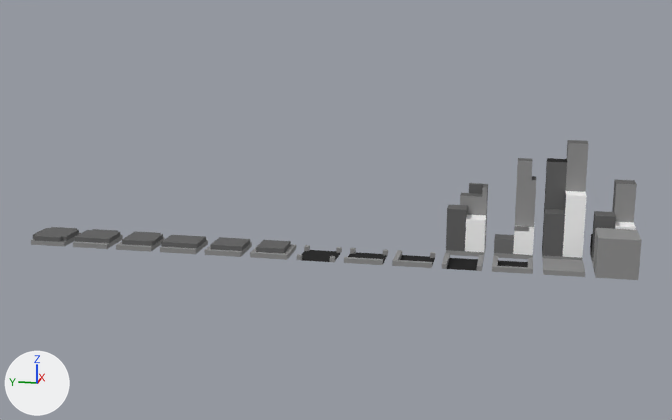
Two versions of the glTF model blocksgame/assets/CityMap.glb, one commit apart.
Camera for both pictures: a camera (50 mm lens) standing at (-92.2, 9.8, 26.1) and looking at (2.4, 28.7, 2.5). Every picture has the same lights, and +X, +Y and +Z are marked at lower left. The picture after the commit comes second. Vertices at exactly the same position are counted once.

Names of what the first picture shows: 'Building01-col', 'Building02-col', 'Building03-col', 'Building04-col', 'Building05-col', 'Road02-col', 'Road03-col', 'Road04-col', 'Road05-col', 'Road06-col', 'Road07-col', 'Road08-col', 'Road09-col', 'Road10-col', 'Road11-col', 'Road12-col' and 1 more.
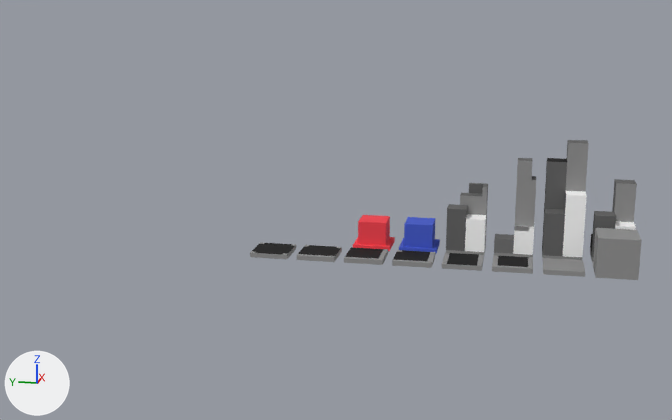
The newer file is also turned or shifted as a whole; pictures and numbers use the older file's frame.

The edits, one by one:
Picture 'ltro-1-32x' (img_ltro_1_32x) is new.
Material 'Material2' (mat_material2) is new.
Its texture is img_ltro_1_32x.
Its roughness is 0.9.
me_cube_004 is used by ob_road02_col; location (0.0, 10.0, 0.0).
me_cube_004 had 32 vertices, 68 faces and spanned x -2.0..2.0, y -2.0..2.0, z -2.0..-1.5.
me_cube_004 now has 32 vertices, 60 faces and spans x -2.0..2.0, y -2.0..2.0, z -1.98..-1.48.
me_cube_004 part 1: the whole mesh is rebuilt.
me_cube_001 is used by ob_road03_col; location (0.0, 15.0, 0.0).
me_cube_001 had 32 vertices, 62 faces and spanned x -2.0..2.0, y -2.0..2.0, z -2.0..-1.5.
me_cube_001 now has 32 vertices, 60 faces and spans x -2.0..2.0, y -2.0..2.0, z -1.98..-1.48.
me_cube_001 part 2: the whole mesh is rebuilt.
me_cube_002 is used by ob_road04_col; location (0.0, 20.0, 0.0).
me_cube_002 had 32 vertices, 64 faces and spanned x -2.0..2.0, y -2.0..2.0, z -2.0..-1.5.
me_cube_002 now has 32 vertices, 60 faces and spans x -2.0..2.0, y -2.0..2.0, z -1.98..-1.48.
me_cube_002 part 3: the whole mesh is rebuilt.
me_cube_005 is used by ob_road05_col; location (0.0, 25.0, 0.0).
me_cube_005 had 32 vertices, 60 faces and spanned x -2.0..2.0, y -2.0..2.0, z -2.0..-1.5.
me_cube_005 now has 32 vertices, 60 faces and spans x -2.0..2.0, y -2.0..2.0, z -1.98..-1.48.
me_cube_005 part 4: the whole mesh is rebuilt.
me_cube_006 is used by ob_road06_col; location (0.0, 30.0, 0.0).
me_cube_006 had 32 vertices, 58 faces and spanned x -2.0..2.0, y -2.0..2.0, z -2.0..-1.5.
me_cube_006 now has 32 vertices, 60 faces and spans x -2.0..2.0, y -2.0..2.0, z -1.98..-1.48.
me_cube_006 part 5: the whole mesh is rebuilt.
me_cube_010 is used by ob_road07_col; location (0.0, 35.0, 0.0).
me_cube_010 had 36 vertices, 68 faces and spanned x -2.0..2.0, y -2.0..2.0, z -2.0..-1.0.
me_cube_010 now has 32 vertices, 60 faces and spans x -2.0..2.0, y -2.0..2.0, z -1.98..-1.48.
me_cube_010 part 6: the whole mesh is rebuilt.
Mesh me_cube_018 is new.
It has 36 vertices, 68 faces and spans x -2.0..2.0, y -2.0..2.0, z 0.02..3.02.
It uses material mat_material2 (picture img_ltro_1_32x).
Mesh me_cube_017 is new.
It has 36 vertices, 68 faces and spans x -2.0..2.0, y -2.0..2.0, z 0.02..3.02.
It uses material mat_material2 (picture img_ltro_1_32x).
Object 'Road08-col' (ob_road08_col) is deleted.
Object 'Road09-col' (ob_road09_col) is deleted.
Object 'Road10-col' (ob_road10_col) is deleted.
Object 'Road11-col' (ob_road11_col) is deleted.
Object 'Road12-col' (ob_road12_col) is deleted.
Object 'Building07-col' (ob_building07_col) is new; it shows me_cube_018.
Its location is (5.0, 25.0, -2.0).
Object 'Building06-col' (ob_building06_col) is new; it shows me_cube_017.
Its location is (5.0, 20.0, -2.0).

Boxes (x1, y1, x2, y2) around the edits, measured in the pictures (672 x 420 px; the box of a moved part takes in the faces that stretch with it):
'Building07-col', added (red)
    after: (353, 215, 395, 251)
'Building06-col', added (blue)
    after: (399, 217, 440, 254)
'Road11-col', deleted
    before: (73, 229, 123, 249)
'Road09-col', deleted
    before: (160, 235, 208, 254)
'Road12-col', deleted
    before: (31, 227, 81, 247)
'Road10-col', deleted
    before: (116, 231, 165, 252)
'Road08-col', deleted
    before: (204, 237, 252, 257)
'Road07-col', reshaped (14% shorter)
    before: (250, 240, 296, 260)
    after: (250, 242, 296, 259)
'Road02-col', reshaped
    before: (492, 256, 533, 274)
    after: (492, 255, 533, 274)
'Road05-col', reshaped
    before: (344, 248, 388, 265)
    after: (344, 247, 388, 265)
part 2 of me_cube_001, moved or reshaped
    both: (444, 253, 482, 271)
part 3 of me_cube_002, moved or reshaped
    both: (392, 250, 435, 265)
part 5 of me_cube_006, moved or reshaped
    both: (297, 245, 342, 262)
